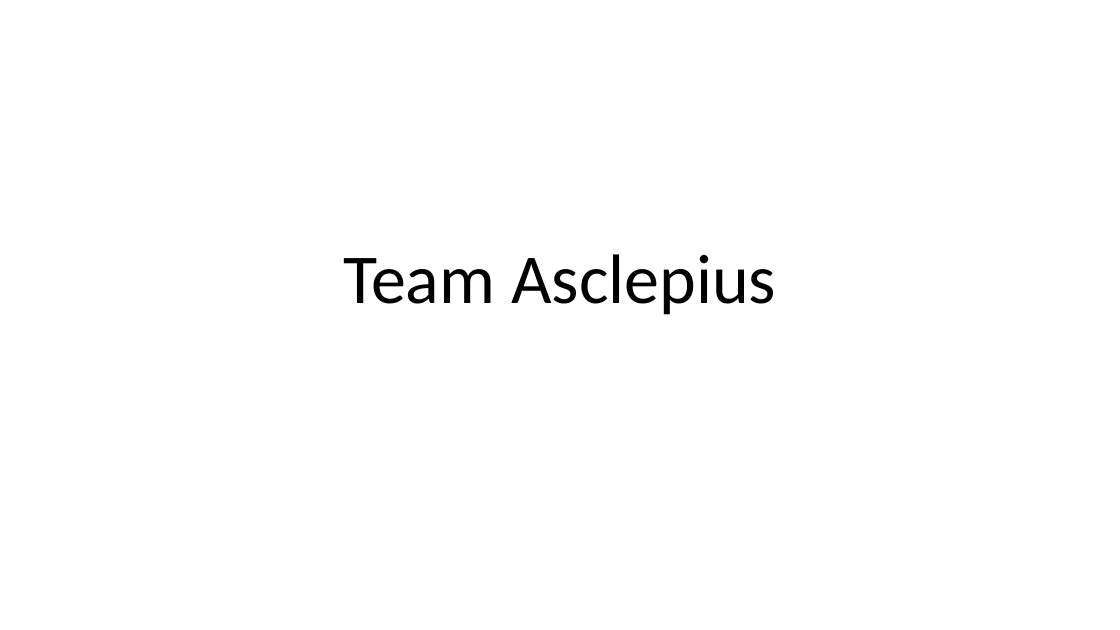
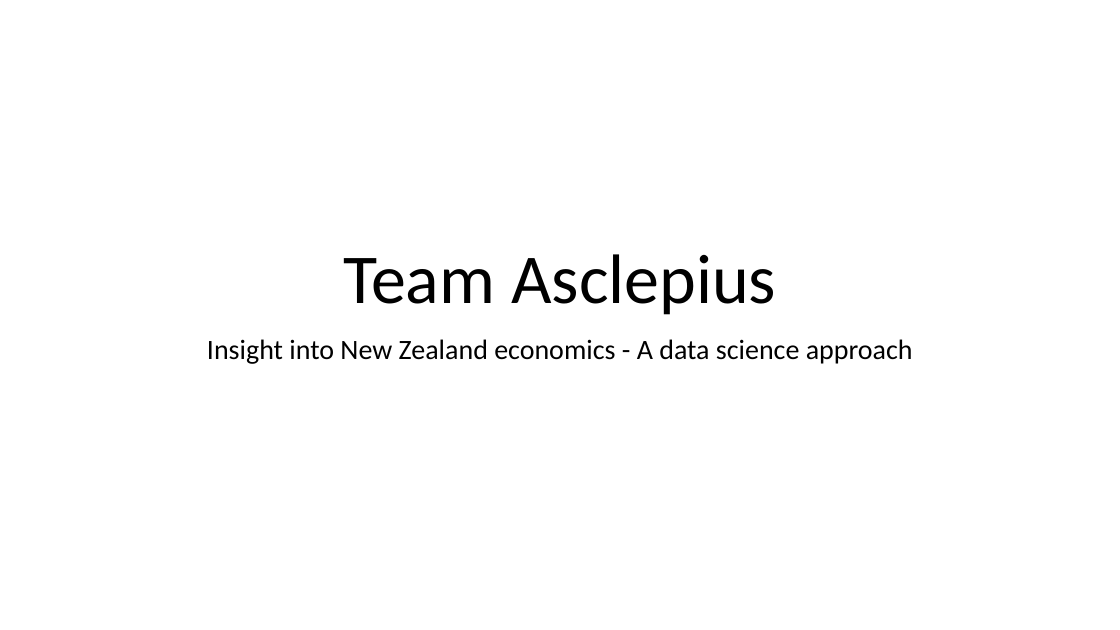
Before and after one commit to ansrali/data422-group-project, a slide deck: slide 1 of Group Project Presentation.pptx. Drawn at 1120x630 pixels with LibreOffice and Linux fonts; fonts in the diff are those of the drawing. Boxes give left, top, right and bottom in pixels: in the first picture for what was removed or moved away, otherwise in the second. Text is boxed around its words. In the diff, an @@ line names an element or a change of style, - is before the commit and + after.

```diff
--- a/Group Project Presentation.pptx
+++ b/Group Project Presentation.pptx
@@ subtitle added at <box>207,339,913,364</box>, 24 pt, text #000000 @@
+Insight into New Zealand economics - A data science approach
```
Also in this commit, not shown: 9 slides added, 2 other files.
